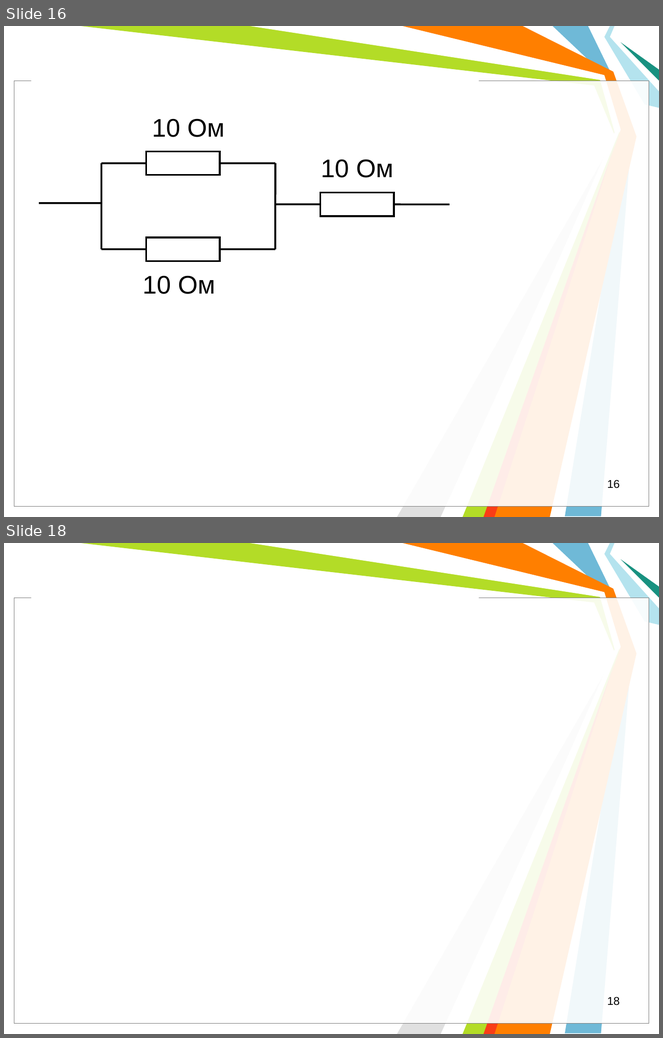
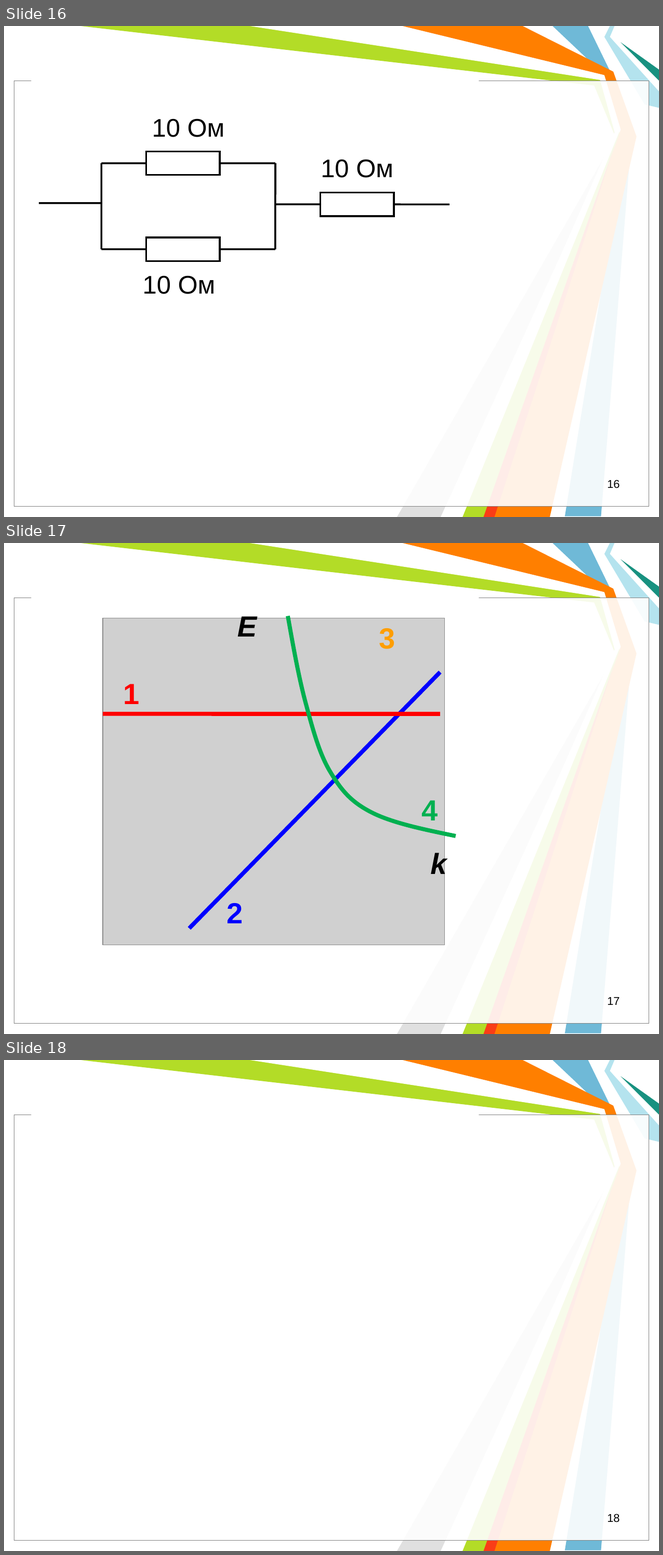
Before and after one commit to l432/NMK, a slide deck: Lecture/FIT/Less00.ppt. Shown one above the other, each under a label of ours: slides 16 and 18 before the commit, slides 16, 17 and 18 after it; the slides between them are not shown. The pictures are 663x1038 and 663x1555 pixels, drawn with LibreOffice and Linux fonts; fonts in the diff are those of the drawing; grey boxes stand for pictures; background and template pictures are left out. Boxes give left, top, right and bottom in pixels: in the first picture for what was removed or moved away, otherwise in the second. Text is boxed around its words. In the diff, an @@ line names an element or a change of style, - is before the commit and + after.

```diff
--- a/Lecture/FIT/Less00.ppt
+++ b/Lecture/FIT/Less00.ppt
@@ slide 17 added at (4,543,659,1034), background #FFFFFF; not listed: 11 template elements that a slide beside it also shows @@
@@ picture added at (103,618,445,945) @@
@@ text added at (237,614,257,637), 32 pt, text #000000, bold, italic @@
+E
@@ freeform shape added at (288,616,455,836), outline #00B050 4.51 pt @@
@@ text added at (379,628,395,649), 32 pt, text #FF9E00, bold @@
+3
@@ line added from (190, 929) to (440, 672), #0000FF 4.51 pt @@
@@ text added at (123,684,139,704), 32 pt, text #FF0000, bold @@
+1
@@ line added from (103, 714) to (440, 714), #FF0000 4.51 pt @@
@@ text added at (422,800,438,821), 32 pt, text #00B050, bold @@
+4
@@ text added at (430,851,447,880), 32 pt, text #000000, bold, italic @@
+k
@@ text added at (227,903,243,924), 32 pt, text #0000FF, bold @@
+2
@@ page number added at (607,997,620,1005), 12.5 pt, text #000000 @@
+17
```
Also in this commit, not shown: 1 slide changed, 1 slide removed, 3 other files.
